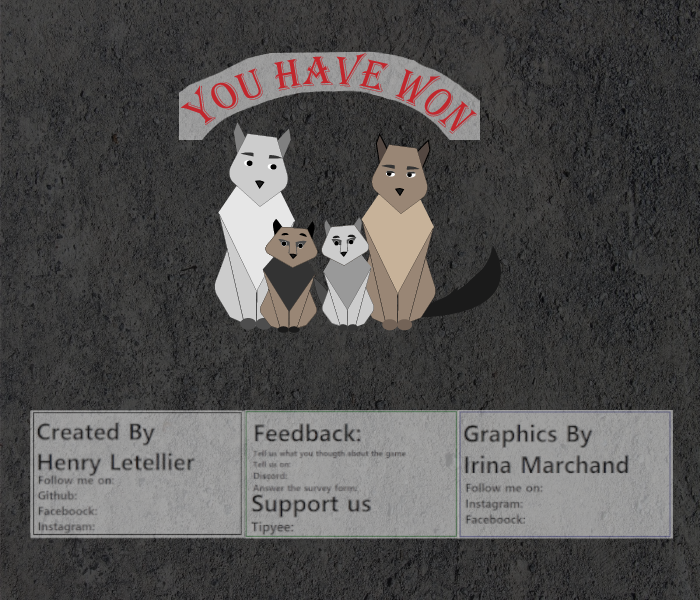
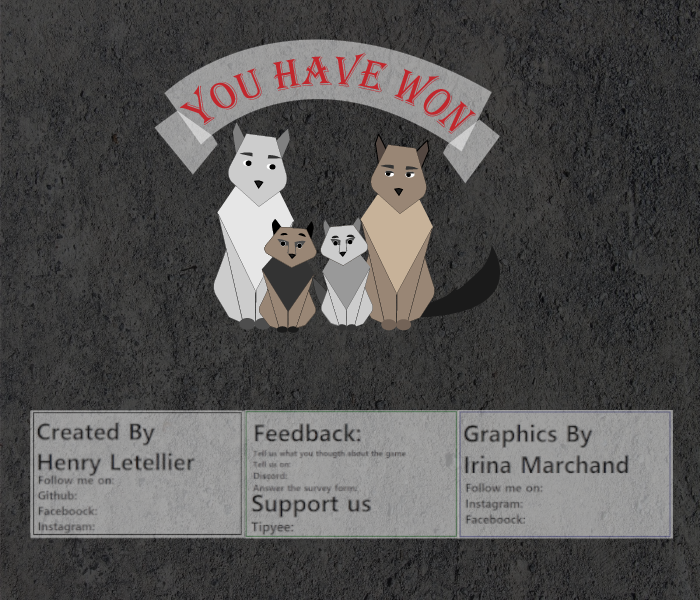
Comparing the layer stacks of the two 700x600 images. Changes:
renamed "Copie de famille_loup_You_have_won.png" to "famille loup You have won(banner).png", painted on it over [154, 39, 501, 333]
removed layer "sombre #1" (was 50%) over [179, 51, 480, 140]
